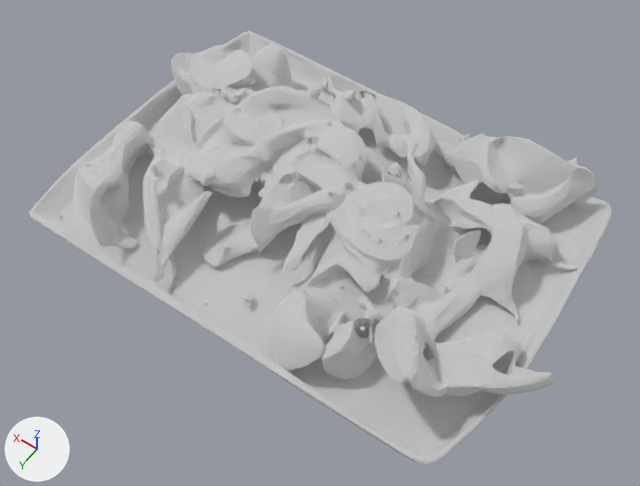
A saved change to the glTF model assets/models/Chef Special Seafood.glb.
Both versions are drawn from a 50 mm lens placed at (-0.607, 0.905, 1.255), pointed at (-0.012, 0.073, -0.052). Lighting does not change. The marker at lower left points along +X, +Y and +Z. Where no turn or scale is listed for an object, it has been applied to the vertices. Vertices at the same position are counted once.

The older version as bpy lines, for what is in view:
```python
me_mesh_0 = bpy.data.meshes.new('Mesh_0')
me_mesh_0.from_pydata(...)  # 11197 vertices, 22463 faces; spans x -0.501..0.498, y -0.356..0.35, z -0.095..0.094
me_mesh_0.materials.append(mat_material_0)  # its picture is missing
ob_geometry_0 = bpy.data.objects.new('geometry_0', me_mesh_0)
ob_geometry_0.location = (0.0, 0.0, 0.0)
```
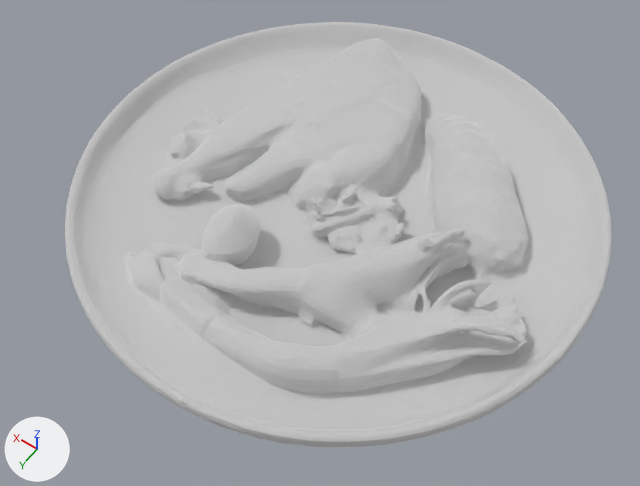
Pixel boxes [x1, y1, x2, y2] of what changed, in the pictures (640 x 486 px):
'geometry_0', reshaped (6% narrower)
    before: [29, 31, 612, 464]
    after: [65, 22, 611, 447]
part 1 of me_mesh_0, rebuilt (6% narrower)
    before: [29, 31, 612, 464]
    after: [65, 22, 611, 447]
part 2 of me_mesh_0, deleted
    before: [236, 134, 481, 331]

The change in detail:
me_mesh_0 is used by ob_geometry_0; location (0.0, 0.0, 0.0).
me_mesh_0 had 11197 vertices, 22463 faces and spanned x -0.501..0.498, y -0.356..0.35, z -0.095..0.094.
me_mesh_0 now has 6989 vertices, 13978 faces and spans x -0.5..0.5, y -0.5..0.5, z -0.058..0.068.
me_mesh_0 part 1: the loose piece of 11079 vertices spanning x -0.501..0.498, y -0.348..0.35, z -0.095..0.094 is rebuilt with 6978 vertices and now spans x -0.5..0.5, y -0.5..0.5, z -0.058..0.068.
me_mesh_0 part 2: 7 loose pieces with 118 vertices, spanning x -0.271..0.032, y -0.356..0.269, z -0.076..0.041, are deleted.
